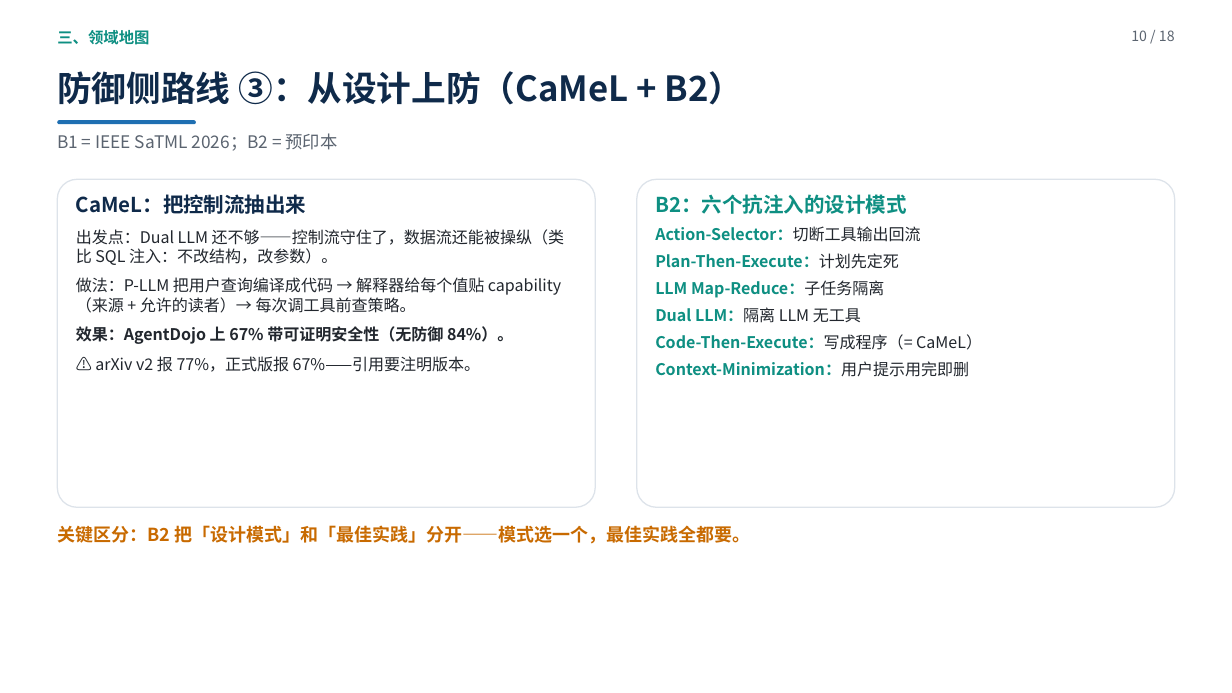
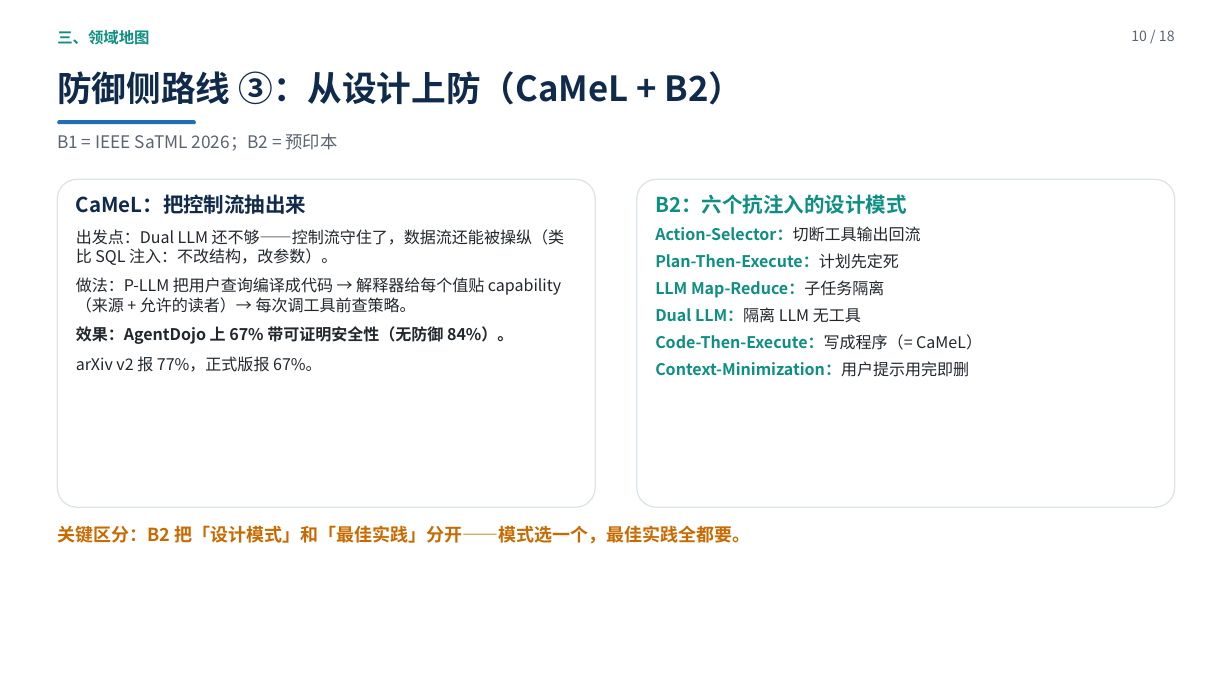
Before and after one commit to yiiiiiii1/multi-agent-remote-sensing, a slide deck: slide 10 of 阶段2-卫星多智能体防御/presentations/新方向调研汇报.pptx. Drawn at 1232x693 pixels with LibreOffice and Linux fonts; fonts in the diff are those of the drawing. Boxes give left, top, right and bottom in pixels: in the first picture for what was removed or moved away, otherwise in the second. Text is boxed around its words. In the diff, an @@ line names an element or a change of style, - is before the commit and + after.

```diff
--- a/阶段2-卫星多智能体防御/presentations/新方向调研汇报.pptx
+++ b/阶段2-卫星多智能体防御/presentations/新方向调研汇报.pptx
@@ text at <box>76,356,322,372</box>: text changed @@
-⚠️ arXiv v2 报 77%，正式版报 67%——引用要注明版本。
+arXiv v2 报 77%，正式版报 67%。
```
Also in this commit, not shown: 13 other slides changed, 2 other files.
